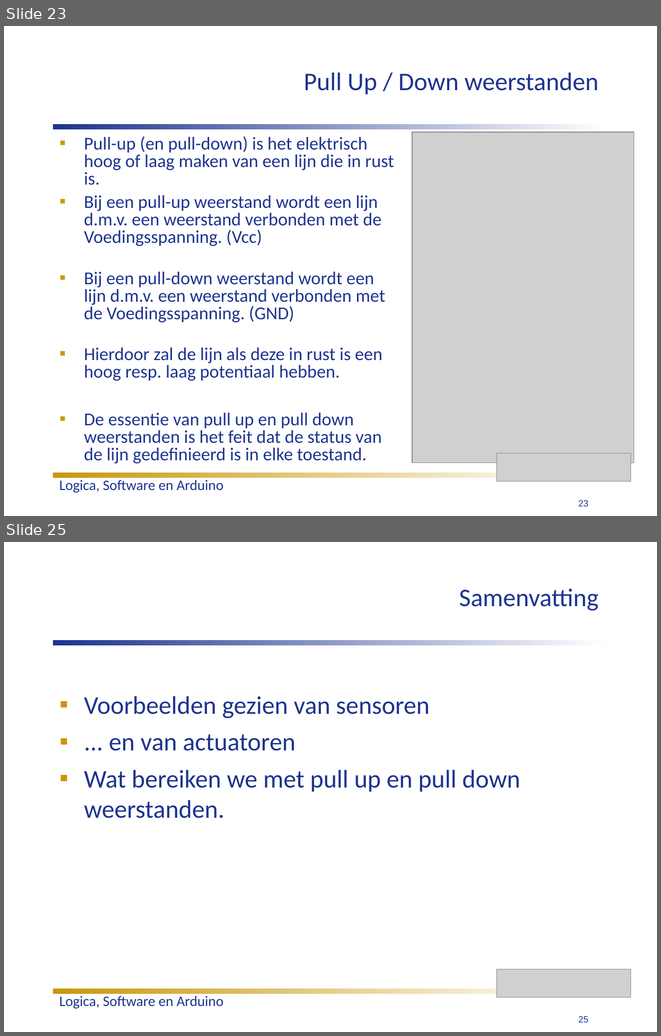
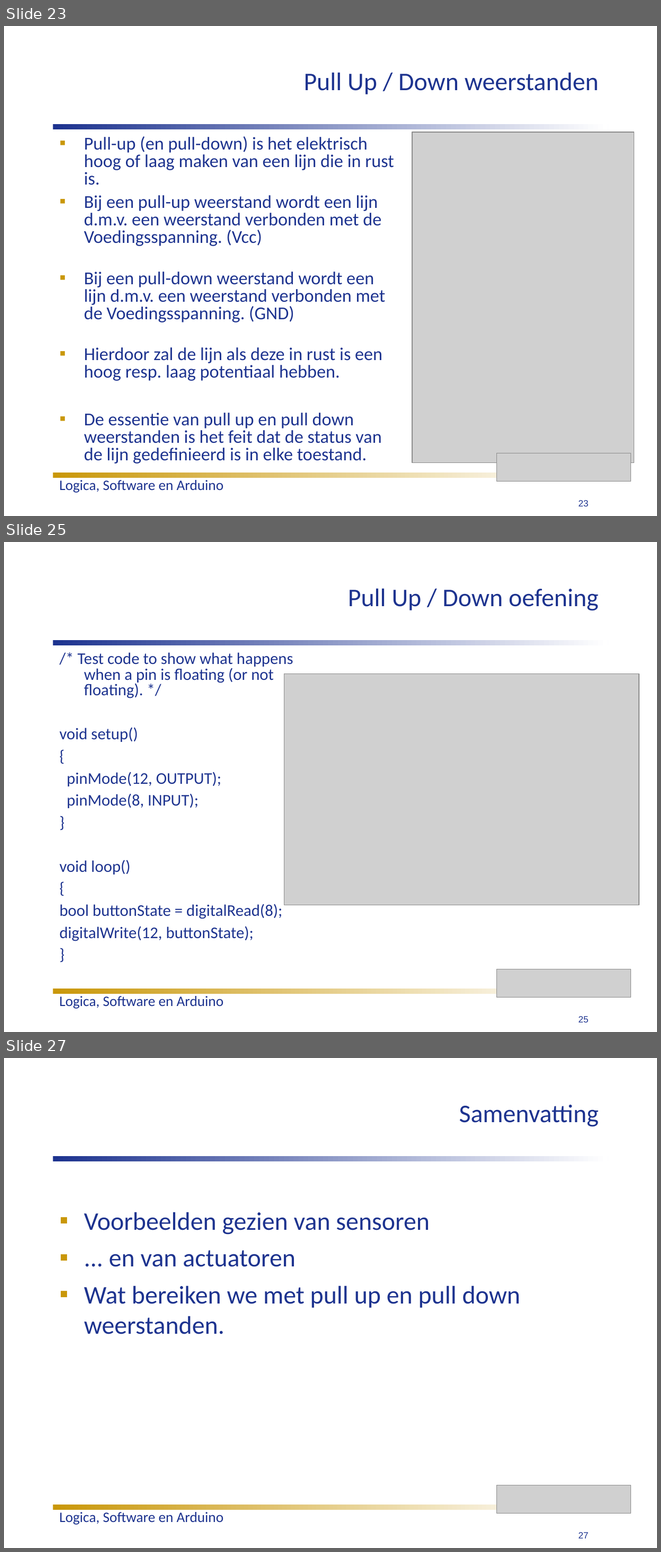
Before and after one commit to humiq/Greendevelopment, a slide deck: trunk/documents/Colleges/ISIROB College 3.ppt. Shown one above the other, each under a label of ours: slides 23 and 25 before the commit, slides 23, 25 and 27 after it; the slides between them are not shown. The pictures are 661x1036 and 661x1552 pixels, drawn with LibreOffice and Linux fonts; fonts in the diff are those of the drawing; grey boxes stand for pictures. Boxes give left, top, right and bottom in pixels: in the first picture for what was removed or moved away, otherwise in the second. Text is boxed around its words. In the diff, an @@ line names an element or a change of style, - is before the commit and + after.

```diff
--- a/trunk/documents/Colleges/ISIROB College 3.ppt
+++ b/trunk/documents/Colleges/ISIROB College 3.ppt
@@ slide 25 added at (4,542,657,1032), background #FFFFFF @@
@@ title added at (348,588,598,611), 28 pt, text #1D338F @@
+Pull Up / Down oefening
@@ rectangle added at (53,640,608,645), fill gradient #1D338F to #FFFFFF @@
@@ text added at (60,652,293,941), 18 pt, text #1D338F @@
+/* Test code to show what happens when a pin is floating (or not floating). */
+void setup()
+{
+pinMode(12, OUTPUT);
+pinMode(8, INPUT);
+}
+void loop()
+{
+bool buttonState = digitalRead(8);
+digitalWrite(12, buttonState);
+}
@@ picture added at (284,674,639,905) @@
@@ picture added at (496,969,631,997) @@
@@ rectangle added at (53,988,575,993), fill gradient #C99709 to #FFFFFF @@
@@ text added at (59,996,224,1008), 16 pt, text #1D338F @@
+Logica, Software en Arduino
@@ page number added at (579,1016,589,1022), 10 pt, text #1D338F @@
+25
@@ what was slide 25 is now slide 27 @@
@@ page number at (579,1532,589,1538): text changed @@
-25
+27
```
Also in this commit, not shown: 1 slide changed, 1 other slide added, 2 other files.
